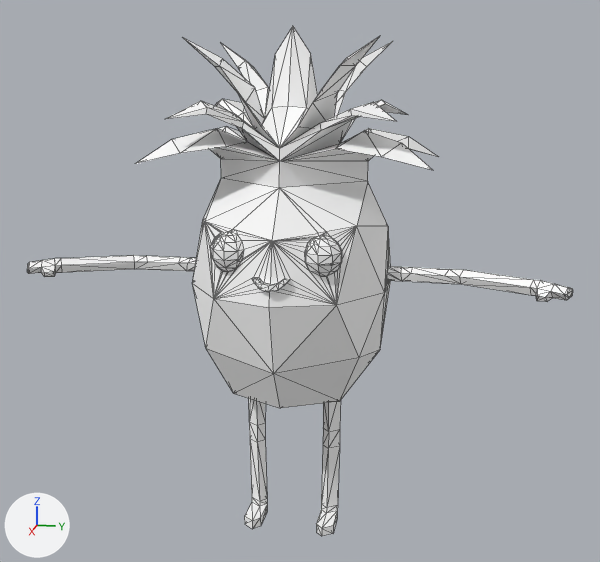
What one commit did to the glTF model frontend/assets/models3d/packs/quaternius-fbx/pineapple.glb.
One viewpoint serves both versions: a 50 mm camera at (2.913, 0.607, 1.677) aimed at (-0.006, 0.023, 0.948). Lighting does not change. The marker at lower left points along +X, +Y and +Z. The picture after the commit comes second. Mesh edges are drawn as thin lines. Where no turn or scale is listed for an object, it has been applied to the vertices.

Names of what the first picture shows: 'Pineapple'.
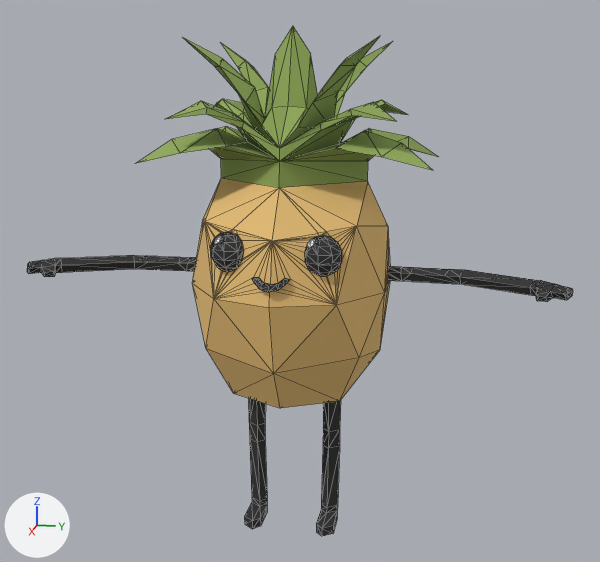
Where the change shows, as pixel boxes [x1, y1, x2, y2] in the pictures (600 x 562 px):
'Pineapple', surface changed (darker)
    both: [27, 26, 573, 536]

Patch to the scene script:
```diff
--- a/frontend/assets/models3d/packs/quaternius-fbx/pineapple.glb.py
+++ b/frontend/assets/models3d/packs/quaternius-fbx/pineapple.glb.py
@@ img_image_0 @@
+img_image_0 = load_image('Image_0', '_unpacked/Image_0', 32, 32, 'sRGB')
@@ mat_material_0 @@
 mat_material_0 = principled_material('Material_0')
-mat_material_0.base_color = (1.0, 1.0, 1.0)  # white #ffffff
+mat_material_0.texture = img_image_0
 mat_material_0.roughness = 0.85
```
